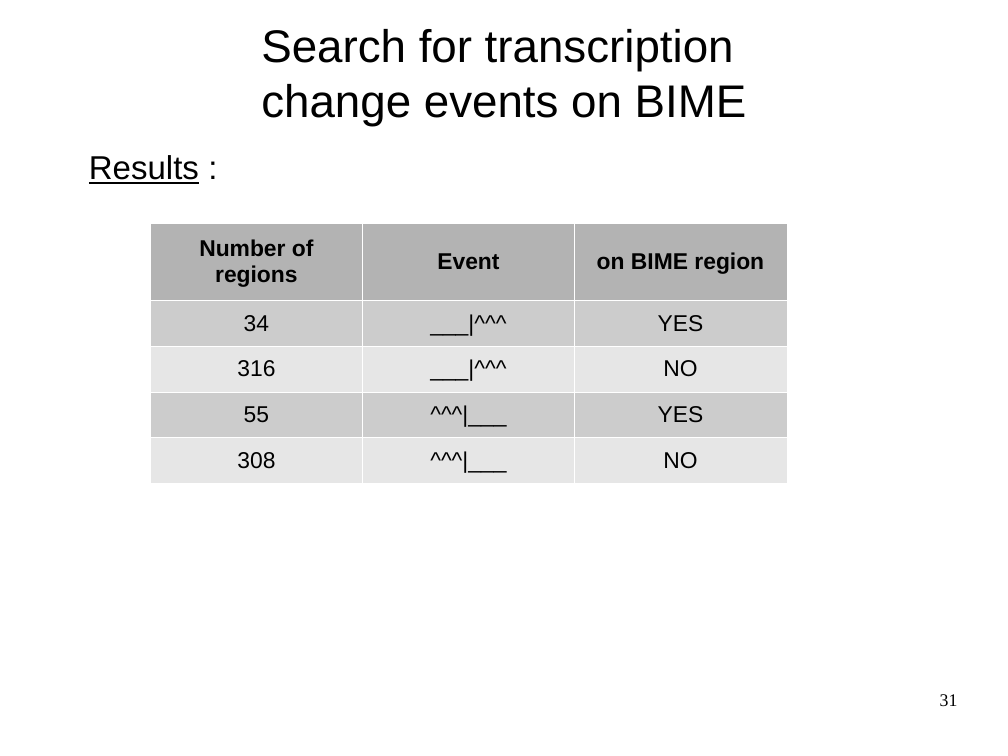
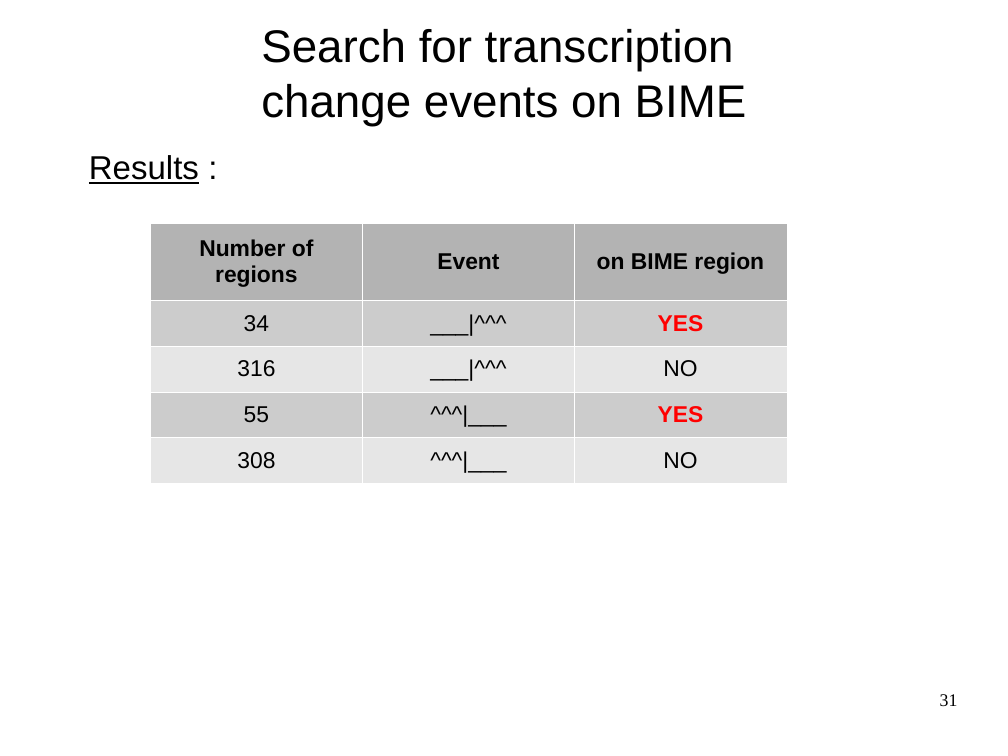
Before and after one commit to mesmeraf/stage_M2, a slide deck: slide 31 of presentation.odp. Drawn at 1008x756 pixels with LibreOffice and Linux fonts; fonts in the diff are those of the drawing; background and template pictures are left out. Boxes give left, top, right and bottom in pixels: in the first picture for what was removed or moved away, otherwise in the second. Text is boxed around its words. In the diff, an @@ line names an element or a change of style, - is before the commit and + after.

```diff
--- a/presentation.odp
+++ b/presentation.odp
@@ table at bbox=[150, 222, 787, 483] @@
@@ text colour #000000 to #FF0000, bold on in "YES", "YES" @@
```
Also in this commit, not shown: 3 other slides changed.
